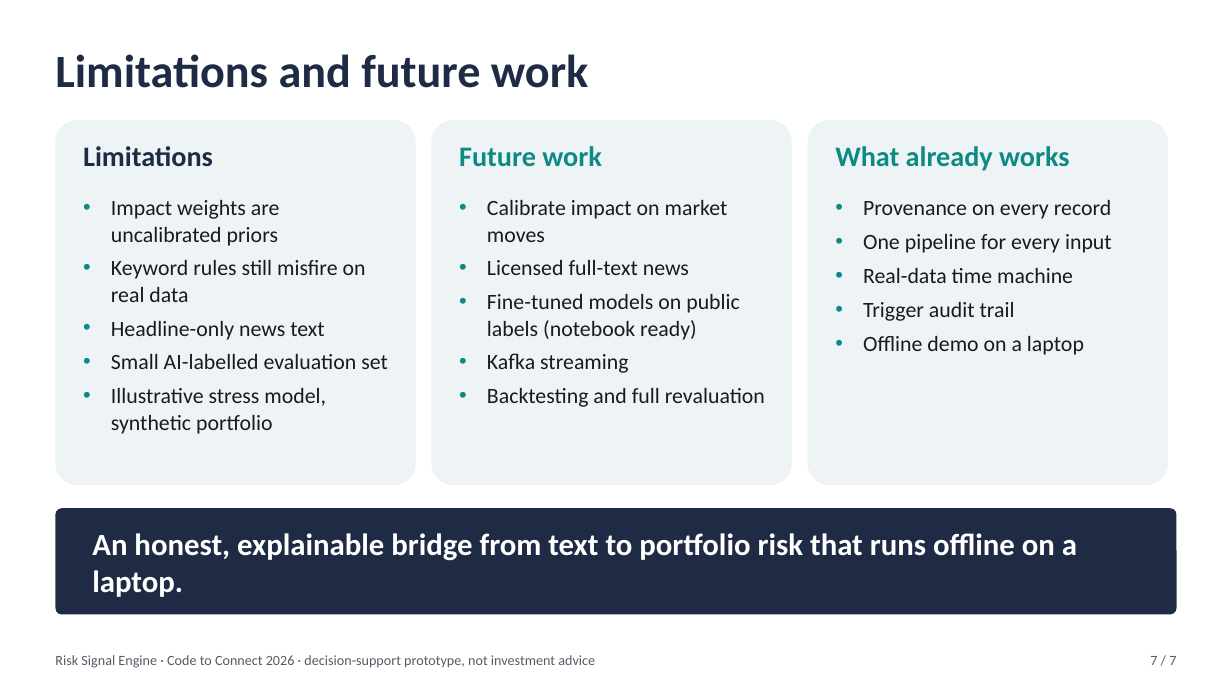
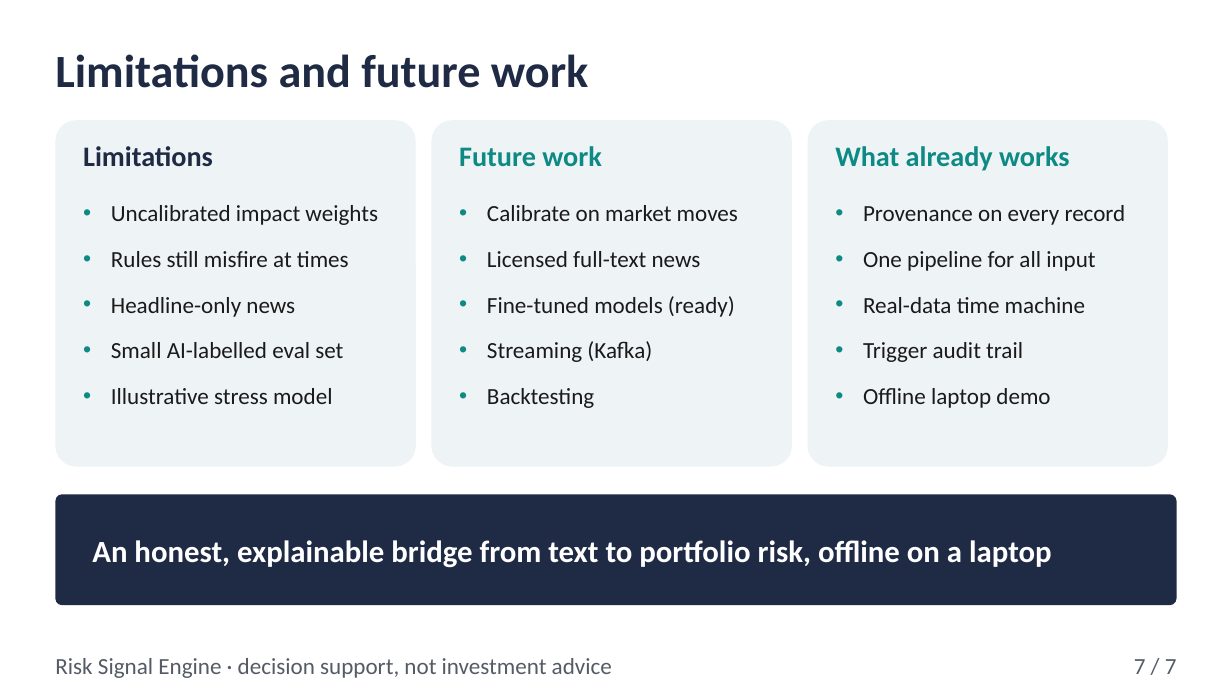
Before and after one commit to console-log-life/ABVIIITM-Gwalior-Apeksha-Jain-hackathon, a slide deck: slide 7 of docs/presentation/Risk_Signal_Engine.pptx. Drawn at 1232x693 pixels with LibreOffice and Linux fonts; fonts in the diff are those of the drawing. Boxes give left, top, right and bottom in pixels: in the first picture for what was removed or moved away, otherwise in the second. Text is boxed around its words. In the diff, an @@ line names an element or a change of style, - is before the commit and + after.

```diff
--- a/docs/presentation/Risk_Signal_Engine.pptx
+++ b/docs/presentation/Risk_Signal_Engine.pptx
@@ rounded rectangle: place and size @@
-rounded rectangle at <box>55,120,416,485</box>
+rounded rectangle at <box>55,120,416,467</box>
@@ rounded rectangle: place and size @@
-rounded rectangle at <box>432,120,792,485</box>
+rounded rectangle at <box>432,120,792,467</box>
@@ rounded rectangle: place and size @@
-rounded rectangle at <box>808,120,1168,485</box>
+rounded rectangle at <box>808,120,1168,467</box>
@@ text at <box>111,205,378,404</box>: text changed; size 17 to 18 pt @@
-• Impact weights are uncalibrated priors
-• Keyword rules still misfire on real data
-• Headline-only news text
-• Small AI-labelled evaluation set
-• Illustrative stress model, synthetic portfolio
+• Uncalibrated impact weights
+• Rules still misfire at times
+• Headline-only news
+• Small AI-labelled eval set
+• Illustrative stress model
@@ text at <box>487,205,738,221</box>: text changed; size 17 to 18 pt @@
-• Calibrate impact on market moves
+• Calibrate on market moves
@@ text at <box>863,205,1126,362</box>: size 17 to 18 pt in "Provenance on every record", "Real-data time machine", "Trigger audit trail"; more space between paragraphs @@
@@ text at <box>487,251,701,267</box>: size 17 to 18 pt in "Licensed full-text news"; more space between paragraphs @@
@@ text at <box>863,251,1095,271</box>: text changed; size 17 to 18 pt @@
-• One pipeline for every input
+• One pipeline for all input
@@ text at <box>487,296,735,408</box>: text changed; size 17 to 18 pt @@
-• Fine-tuned models on public labels (notebook ready)
-• Kafka streaming
-• Backtesting and full revaluation
+• Fine-tuned models (ready)
+• Streaming (Kafka)
+• Backtesting
@@ text at <box>863,388,1050,408</box>: text changed; size 17 to 18 pt @@
-• Offline demo on a laptop
+• Offline laptop demo
@@ rounded rectangle: place and size @@
-rounded rectangle at <box>55,508,1177,615</box>
+rounded rectangle at <box>55,494,1177,605</box>
@@ text at <box>92,540,1052,568</box>: text changed @@
-An honest, explainable bridge from text to portfolio risk that runs offline on a laptop.
+An honest, explainable bridge from text to portfolio risk, offline on a laptop
@@ text at <box>55,658,612,678</box>: text changed; size 11 to 18 pt @@
-Risk Signal Engine · Code to Connect 2026 · decision-support prototype, not investment advice
+Risk Signal Engine · decision support, not investment advice
@@ text "7 / 7" at <box>1134,659,1177,674</box>: size 11 to 18 pt @@
```
Also in this commit, not shown: 6 other slides changed, 9 other files.
